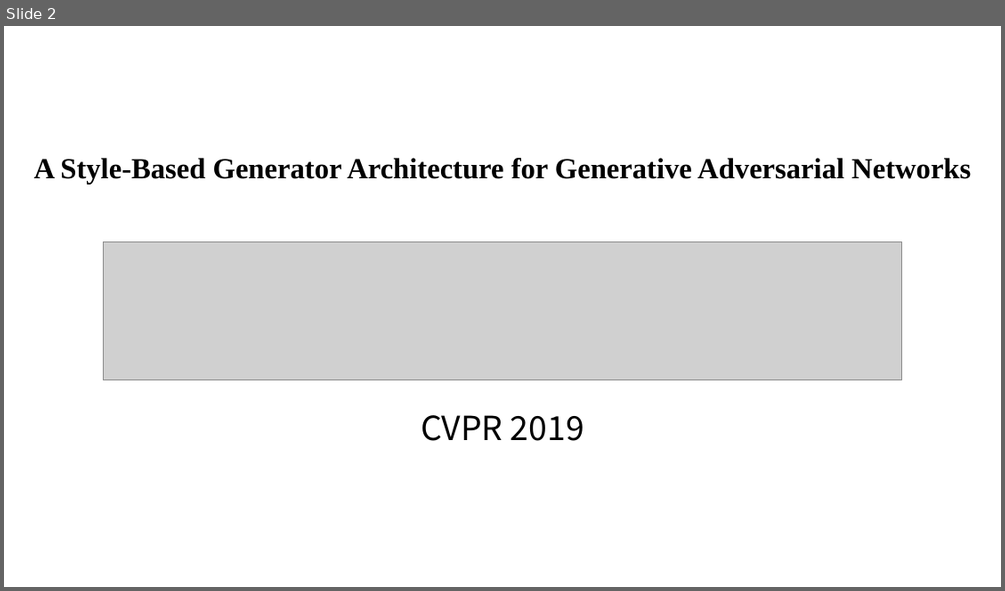
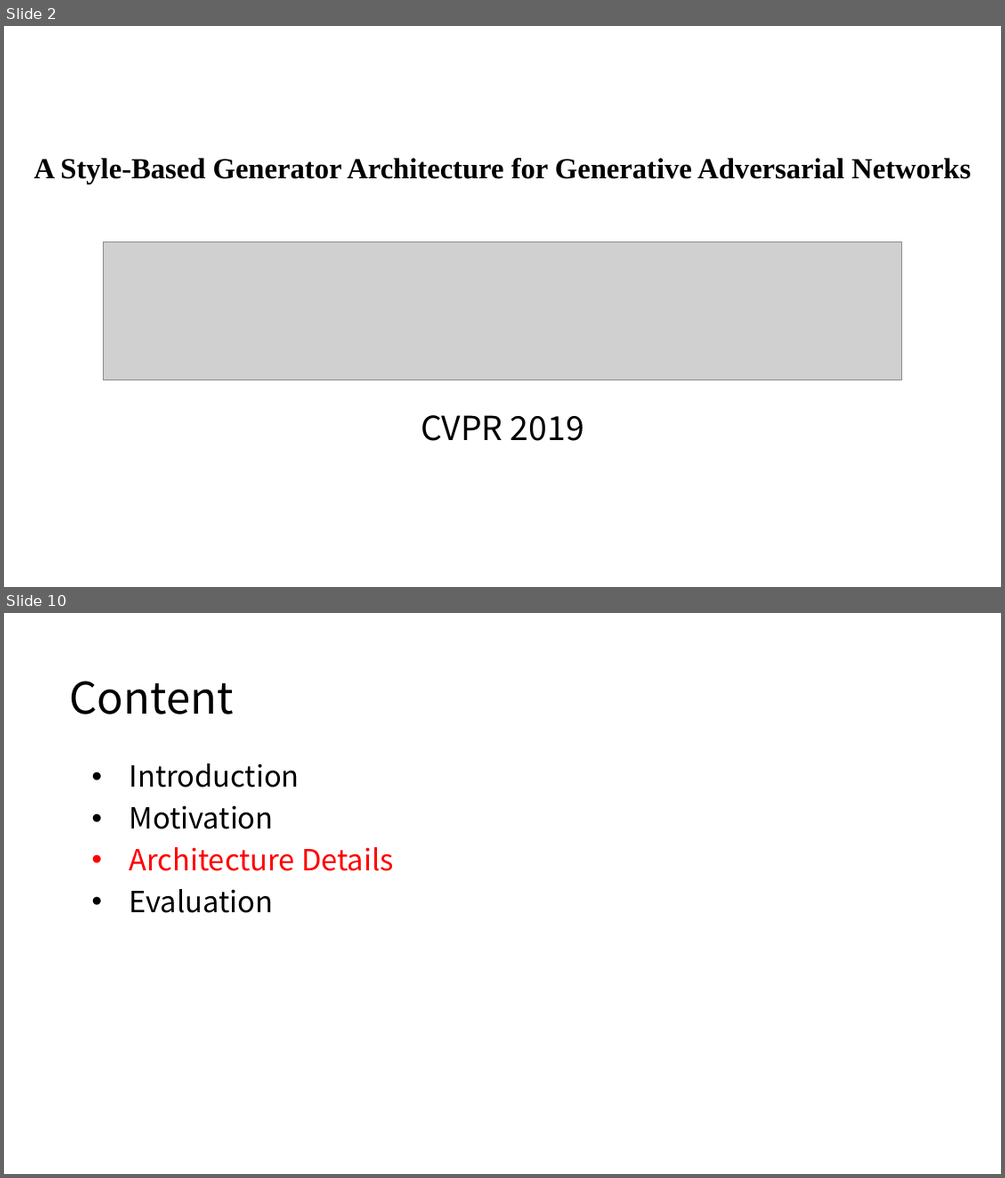
Before and after one commit to CHIANGEL/Learning-GAN, a slide deck: Presentation/A Style-Based Generator Architecture for Generative Adversarial Networks/A Style-Based Generator Architecture for Generative Adversarial Networks.pptx. Shown one above the other, each under a label of ours: slide 2 before the commit, slides 2 and 10 after it; the slides between them are not shown. The pictures are 1005x591 and 1005x1178 pixels, drawn with LibreOffice and Linux fonts; fonts in the diff are those of the drawing; grey boxes stand for pictures. Boxes give left, top, right and bottom in pixels: in the first picture for what was removed or moved away, otherwise in the second. Text is boxed around its words. In the diff, an @@ line names an element or a change of style, - is before the commit and + after.

```diff
--- a/Presentation/A Style-Based Generator Architecture for Generative Adversarial Networks/A Style-Based Generator Architecture for Generative Adversarial Networks.pptx
+++ b/Presentation/A Style-Based Generator Architecture for Generative Adversarial Networks/A Style-Based Generator Architecture for Generative Adversarial Networks.pptx
@@ slide 10 added at (x1=4, y1=613, x2=1001, y2=1174), background #FFFFFF @@
@@ title added at (x1=70, y1=681, x2=234, y2=714), 42 pt, text #000000 @@
+Content
@@ subtitle added at (x1=129, y1=763, x2=394, y2=913), 28 pt, text #000000 @@
+• Introduction
+• Motivation
+• Architecture Details
+• Evaluation
```
Also in this commit, not shown: 2 slides changed, 15 other slides added, 1 slide removed.
